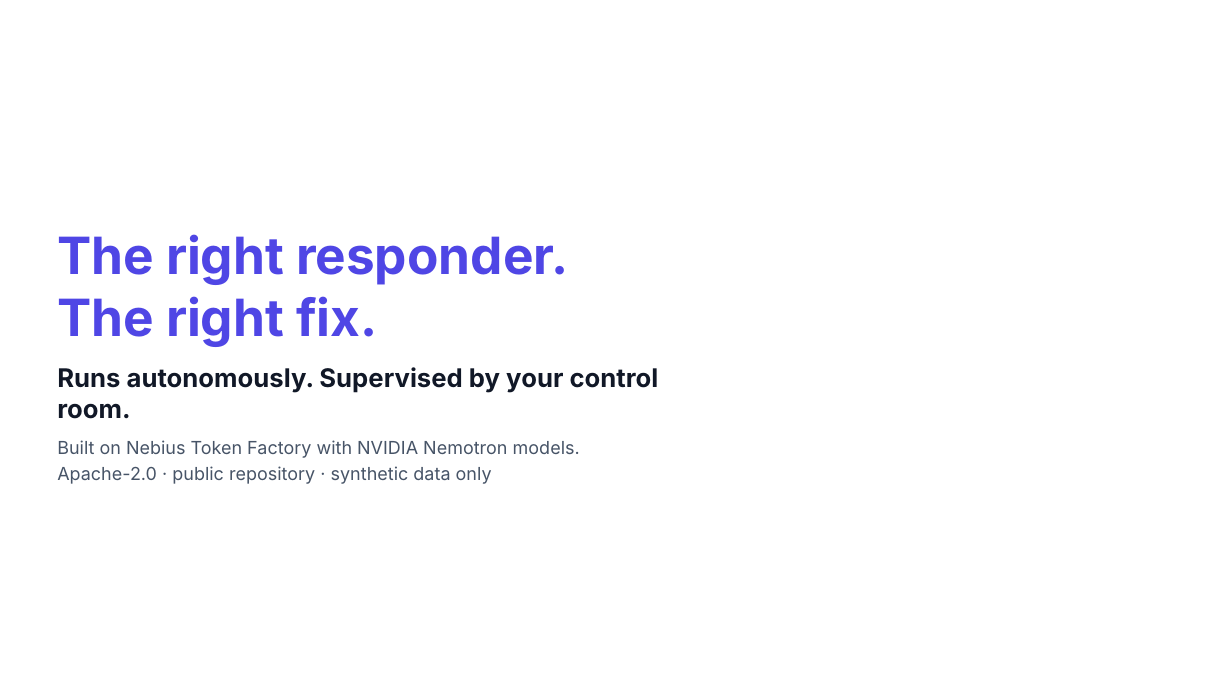
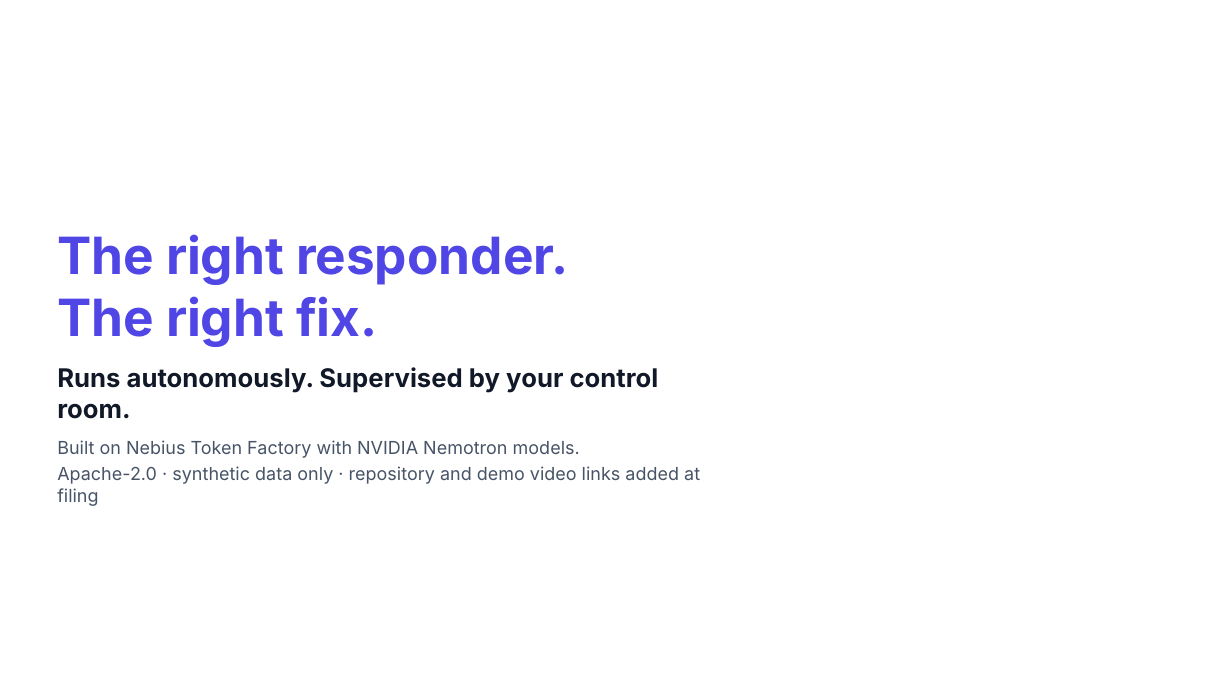
Before and after one commit to e8aura-makodev58/nebius-compass, a slide deck: slide 21 of docs/nebius/deck/ResponseCompass-nebius-deck.pptx (slide 20 before the commit). Drawn at 1232x693 pixels with LibreOffice and Linux fonts; fonts in the diff are those of the drawing; background and template pictures are left out. Boxes give left, top, right and bottom in pixels: in the first picture for what was removed or moved away, otherwise in the second. Text is boxed around its words. In the diff, an @@ line names an element or a change of style, - is before the commit and + after.

```diff
--- a/docs/nebius/deck/ResponseCompass-nebius-deck.pptx
+++ b/docs/nebius/deck/ResponseCompass-nebius-deck.pptx
@@ text at bbox=[57, 466, 700, 506]: text changed @@
-Apache-2.0 · public repository · synthetic data only
+Apache-2.0 · synthetic data only · repository and demo video links added at filing
```
Also in this commit, not shown: 17 other slides changed, 1 slide added, 2 other files.
